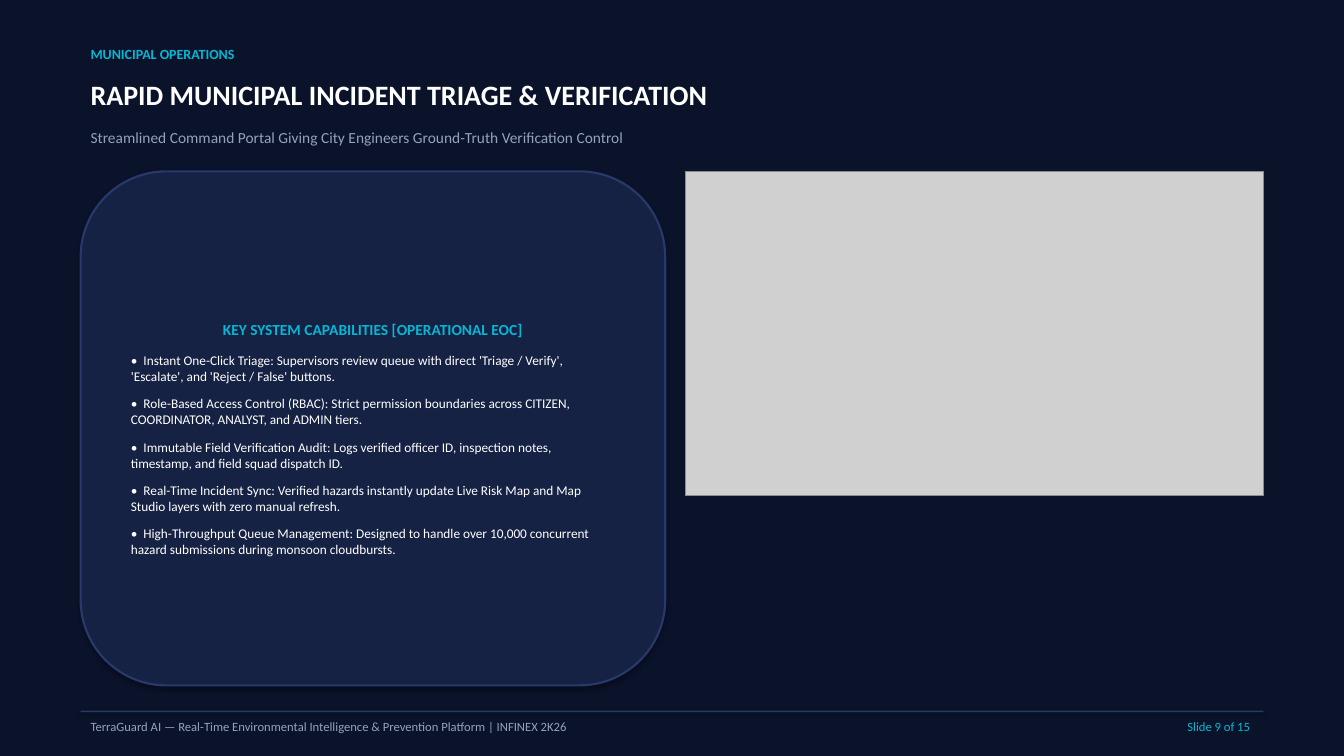
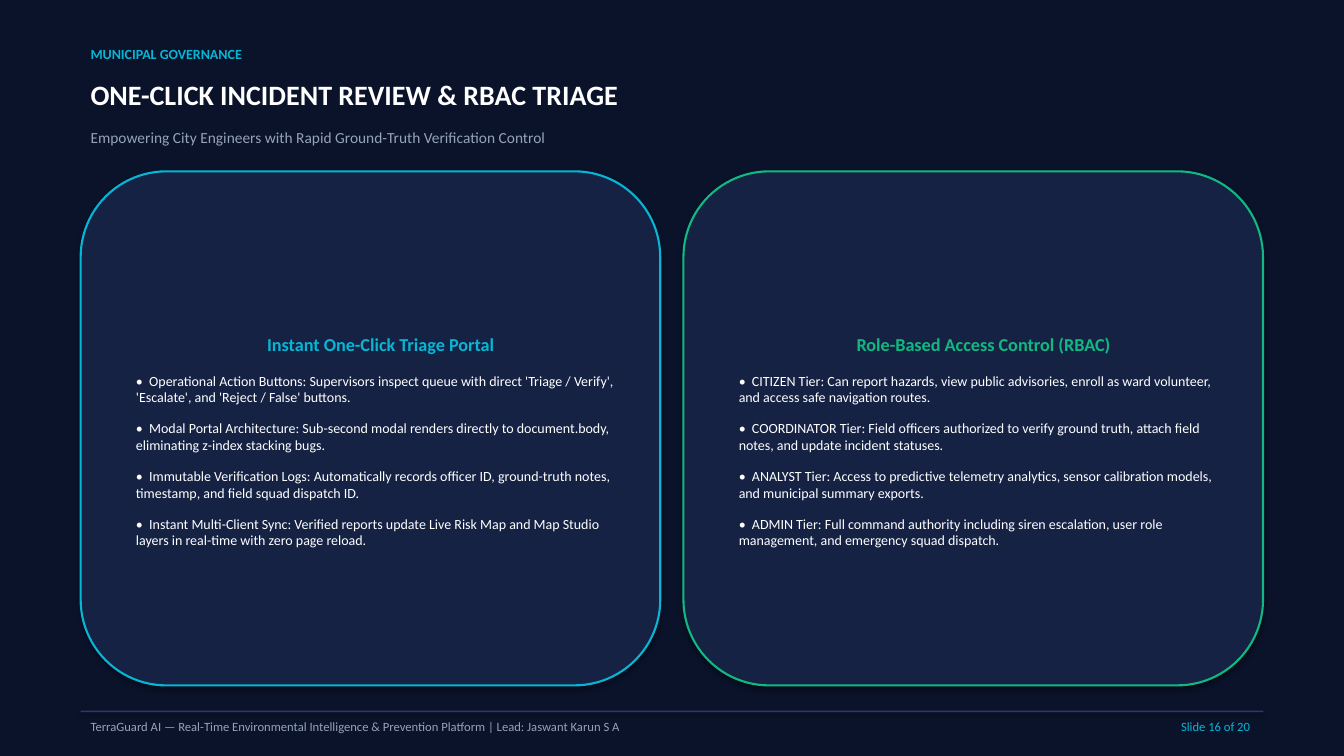
Before and after one commit to Jaswant-Karun/TerraGuard-AI, a slide deck: slide 16 of INFINEX_2K26_TerraGuard_AI_Presentation.pptx (slide 9 before the commit). Drawn at 1344x756 pixels with LibreOffice and Linux fonts; fonts in the diff are those of the drawing; grey boxes stand for pictures. Boxes give left, top, right and bottom in pixels: in the first picture for what was removed or moved away, otherwise in the second. Text is boxed around its words. In the diff, an @@ line names an element or a change of style, - is before the commit and + after.

Commit message:
docs: expand hackathon submission to 20-slide PPTX and comprehensive 12-page PDF dossier with clickable links and image deep dives

```diff
--- a/INFINEX_2K26_TerraGuard_AI_Presentation.pptx
+++ b/INFINEX_2K26_TerraGuard_AI_Presentation.pptx
@@ text at (91,50,242,59): text changed @@
-MUNICIPAL OPERATIONS
+MUNICIPAL GOVERNANCE
@@ text at (91,86,617,105): text changed @@
-RAPID MUNICIPAL INCIDENT TRIAGE & VERIFICATION
+ONE-CLICK INCIDENT REVIEW & RBAC TRIAGE
@@ text at (91,132,545,146): text changed @@
-Streamlined Command Portal Giving City Engineers Ground-Truth Verification Control
+Empowering City Engineers with Rapid Ground-Truth Verification Control
@@ rounded rectangle "Instant One-Click Triage Portal": place and size @@
-rounded rectangle "Instant One-Click Triage Portal" at (81,171,665,686)
+rounded rectangle "Instant One-Click Triage Portal" at (81,171,660,686)
@@ rounded rectangle "Instant One-Click Triage Portal" at (81,171,660,686): outline #283A6B 1.5 pt to #06B6D4 1.5 pt @@
@@ rounded rectangle added at (684,171,1263,686), fill #162244, outline #10B981 1.5 pt, 10 pt, text #FFFFFF @@
+Role-Based Access Control (RBAC)
+• CITIZEN Tier: Can report hazards, view public advisories, enroll as ward volunteer, and access safe navigation routes.
+• COORDINATOR Tier: Field officers authorized to verify ground truth, attach field notes, and update incident statuses.
+• ANALYST Tier: Access to predictive telemetry analytics, sensor calibration models, and municipal summary exports.
+• ADMIN Tier: Full command authority including siren escalation, user role management, and emergency squad dispatch.
@@ picture removed at (686,171,1263,496) @@
@@ text in rounded rectangle at (136,338,613,548): text changed; size 9.5 to 10 pt @@
-KEY SYSTEM CAPABILITIES [OPERATIONAL EOC]
-• Instant One-Click Triage: Supervisors review queue with direct 'Triage / Verify', 'Escalate', and 'Reject / False' buttons.
-• Role-Based Access Control (RBAC): Strict permission boundaries across CITIZEN, COORDINATOR, ANALYST, and ADMIN tiers.
-• Immutable Field Verification Audit: Logs verified officer ID, inspection notes, timestamp, and field squad dispatch ID.
-• Real-Time Incident Sync: Verified hazards instantly update Live Risk Map and Map Studio layers with zero manual refresh.
-• High-Throughput Queue Management: Designed to handle over 10,000 concurrent hazard submissions during monsoon cloudbursts.
+Instant One-Click Triage Portal
+• Operational Action Buttons: Supervisors inspect queue with direct 'Triage / Verify', 'Escalate', and 'Reject / False' buttons.
+• Modal Portal Architecture: Sub-second modal renders directly to document.body, eliminating z-index stacking bugs.
+• Immutable Verification Logs: Automatically records officer ID, ground-truth notes, timestamp, and field squad dispatch ID.
+• Instant Multi-Client Sync: Verified reports update Live Risk Map and Map Studio layers in real-time with zero page reload.
@@ text at (91,722,619,733): text changed @@
-TerraGuard AI — Real-Time Environmental Intelligence & Prevention Platform | INFINEX 2K26
+TerraGuard AI — Real-Time Environmental Intelligence & Prevention Platform | Lead: Jaswant Karun S A
@@ text at (1181,722,1250,731): text changed @@
-Slide 9 of 15
+Slide 16 of 20
```
Also in this commit, not shown: 7 other slides changed, 12 slides added, 7 slides removed, 2 other files.
